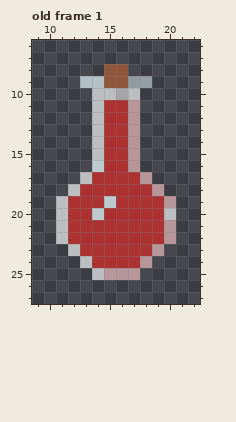
A pixel-art file gets an edit: dungeoncrawl/src/resources/potions/red_potion.aseprite. The first picture shows the starting point.
32x32 pixels, 8 frames. Colours within 5 levels of each other are drawn and written as one. Shown: old frame 1: x 9..22, y 6..27. The commit also changed other frames, which this record leaves out.
New version:
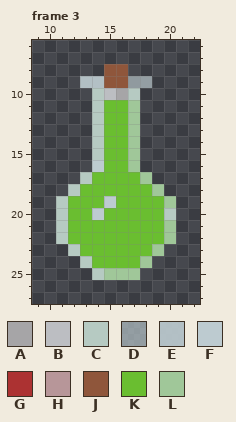
Palette (. is transparent): A #a6a5a7  B #bcbec2  C #b6cac2  D #bdcbd0a7  E #bdcbd0e9  F #bdcbd0  G #ac3232  H #b79699  J #8f563b  K #6abe30  L #a0c799
A new or re-ordered frame is compared with the old frame closest to it.
The author wrote: Redrew the potions to look nicer and slightly smaller
Changes in this commit:
layer "inside" now shown
layer "Layer 1 Copy" removed
frames re-ordered
--- frame 3 against old frame 1, layer "inside"
@@ x 9..22 @@
  9 ....EEJJDD....
-10 .....BBAB.....
-11 .....BGGH.....
-12 .....BGGH.....
-13 .....BGGH.....
-14 .....BGGH.....
-15 .....BGGH.....
-16 .....FGGH.....
-17 ....BGGGGH....
-18 ...BGGGGGGH...
-19 ..BGGGFGGGGH..
-20 ..BGGFGGGGGB..
-21 ..BGGGGGGGGH..
-22 ..BGGGGGGGGH..
-23 ...BGGGGGGH...
-24 ....BGGGGH....
-25 .....BHHH.....
+10 .....CBAC.....
+11 .....CKKL.....
+12 .....CKKL.....
+13 .....CKKL.....
+14 .....CKKL.....
+15 .....CKKL.....
+16 .....FKKL.....
+17 ....CKKKKL....
+18 ...CKKKKKKL...
+19 ..CKKKFKKKKL..
+20 ..CKKFKKKKKC..
+21 ..CKKKKKKKKL..
+22 ..CKKKKKKKKL..
+23 ...CKKKKKKL...
+24 ....CKKKKL....
+25 .....CLLL.....
 26 ..............
Changed places in both pictures, as pixel boxes (x1, y1, x2, y2):
changed: (56, 88, 176, 280)
